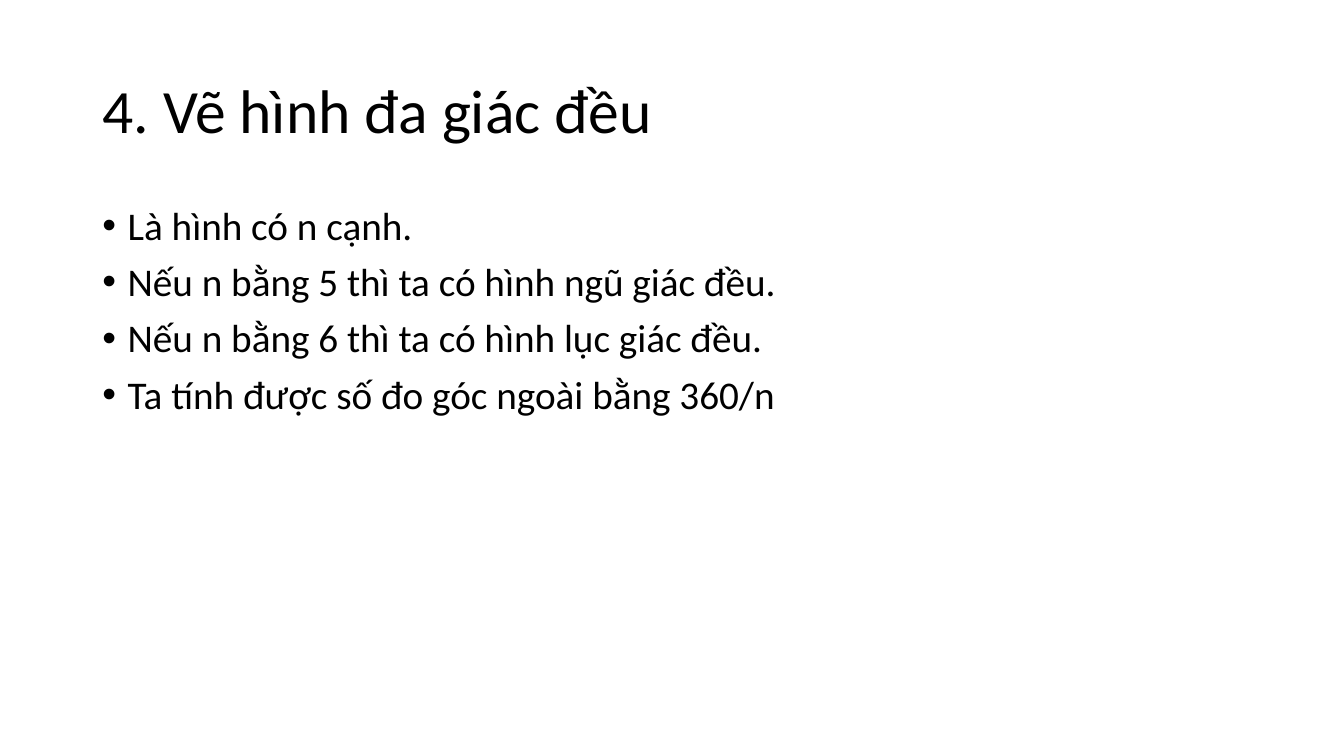
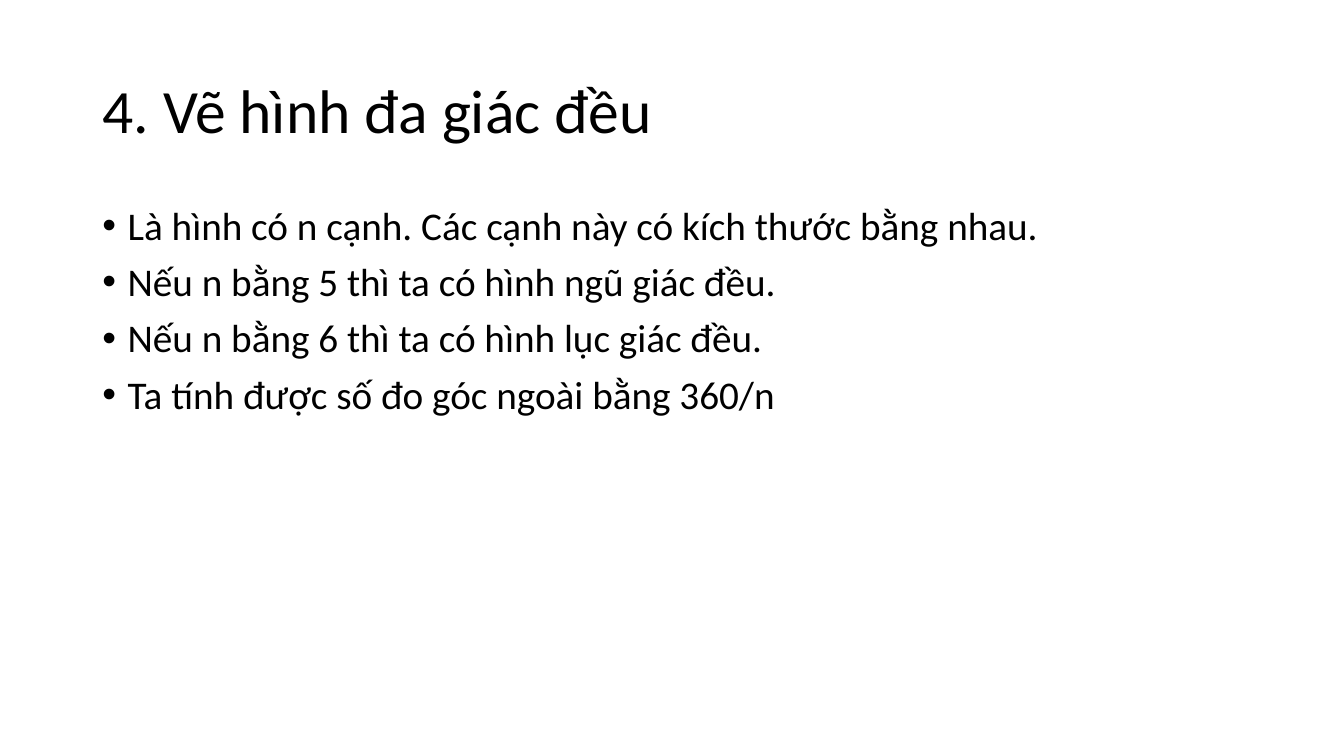
Before and after one commit to hvtuan1997/ve-hinh-trong-scratch, a slide deck: slide 5 of Bài 2 - Vẽ hình cơ bản/Bài 2.pptx. Drawn at 1344x756 pixels with LibreOffice and Linux fonts; fonts in the diff are those of the drawing. Boxes give left, top, right and bottom in pixels: in the first picture for what was removed or moved away, otherwise in the second. Text is boxed around its words. In the diff, an @@ line names an element or a change of style, - is before the commit and + after.

```diff
--- a/Bài 2 - Vẽ hình cơ bản/Bài 2.pptx
+++ b/Bài 2 - Vẽ hình cơ bản/Bài 2.pptx
@@ text at (128,208,1037,247): text changed @@
-• Là hình có n cạnh.
+• Là hình có n cạnh. Các cạnh này có kích thước bằng nhau.
```
Also in this commit, not shown: 4 other files.
